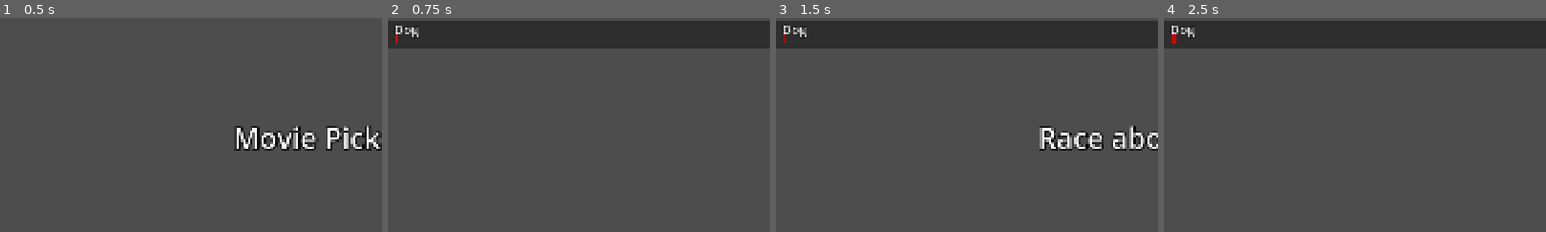
Above: before the commit, frames 1-4 (left to right).
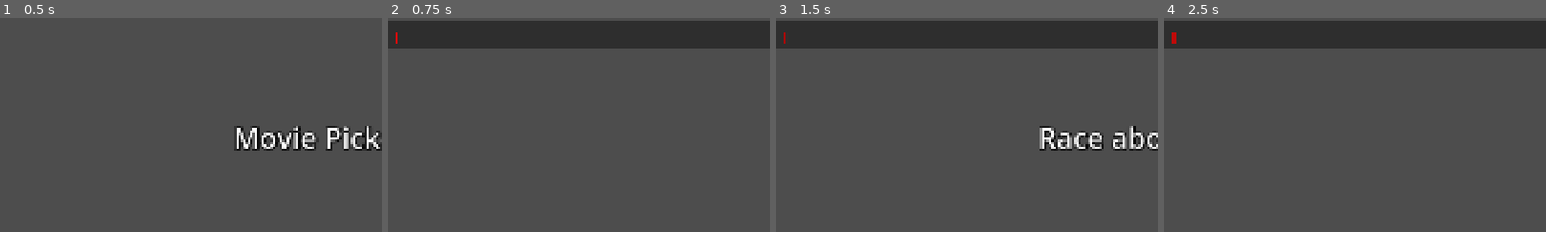
Above: after the commit, the same moments.

Repository: TheGoldenWombat/GoatPicker
Game: Godot game, scene res://main.tscn
The game is run twice, just before and just after one commit, with the same random seed, the same clock (stepped at 60 frames per second) and the same inputs.
Inputs:
- Up to frame 1 (0.5 s): no input
- Up to frame 2 (0.75 s): click "Start: Mode 1 NORMAL" at 0.5 s
- Up to frame 3 (1.5 s): click "Abort" at 1.25 s
- Up to frame 4 (2.5 s): click "Start: Mode 1 NORMAL" at 2 s
The pictures show only the part of the screen within x 3-53%, y 0-50%; the shares and areas given below are measured in that part.

Frame 1 is identical in both runs. In frame 2, 0.2% of the frame differs, in the area x 2-8%, y 3-9%; in frame 3, 0.2%; in frame 4, 0.2%.
Error in both runs: Invalid assignment of property or key 'movie_title' with value of type 'Nil' on a base object of type 'Area2D (Racer)'. (res://racer_spawn.gd:80)

Commit message:
Fixed default blank list and modified export config

Diff:
--- a/list_editor.gd
+++ b/list_editor.gd
@@ -1,5 +1,11 @@
 class_name ListEditor
 extends CanvasLayer
+
+################################################################################
+# ----------------------------------- TODO ----------------------------------- #
+################################################################################
+# Add check to see if movie.list contains enough entries
+# Error message if list is blank or doesn't contain enough entries for race
 
 ################################################################################
 # --------------------------------- VARIABLES -------------------------------- #
@@ -24,7 +30,7 @@
 
 func create_blank_file():
 	var file = FileAccess.open(save_path,FileAccess.WRITE)
-	file.store_var("Dog")
+	file.store_var("")
 
 ################################################################################
 # --------------------------------- PROCESSES -------------------------------- #
Not shown, changed: export_presets.cfg
